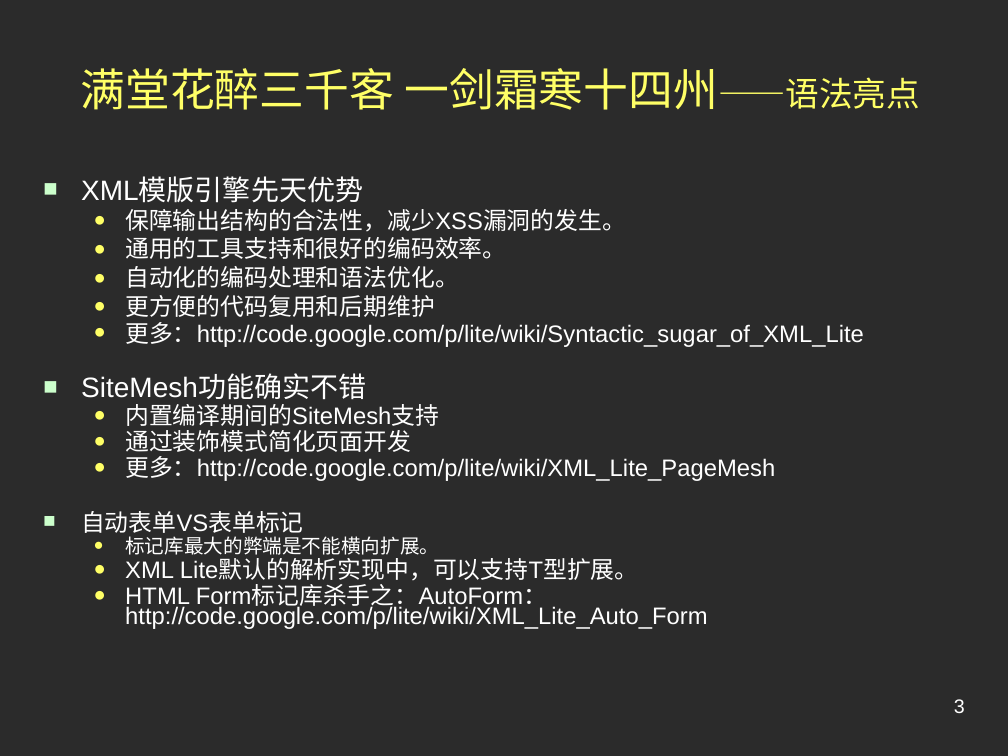
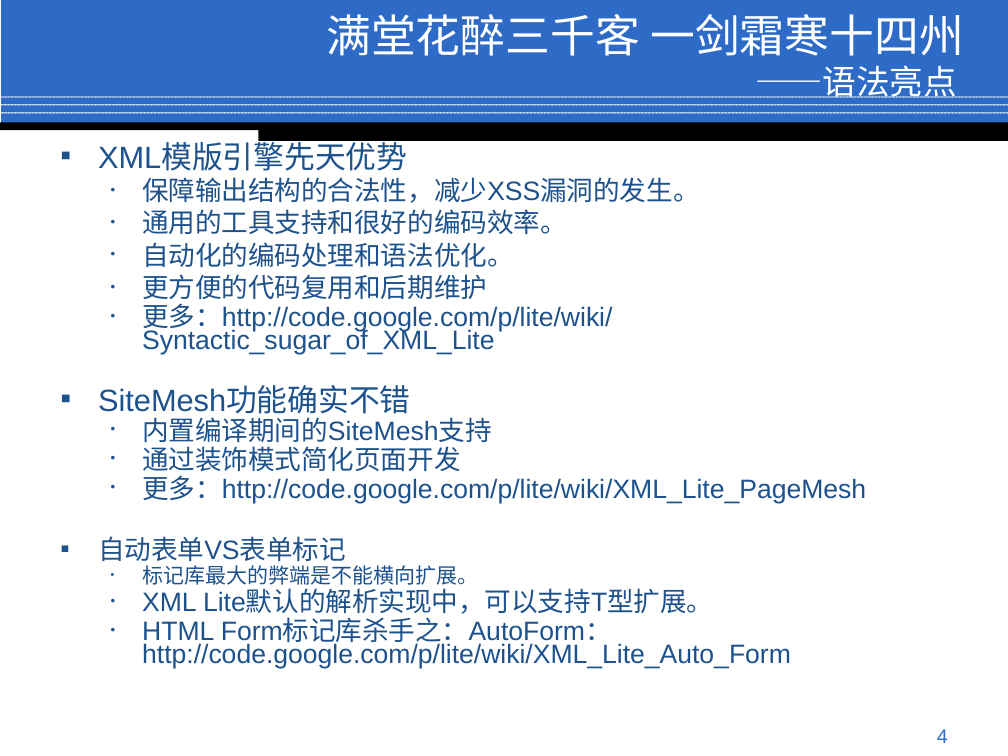
Before and after one commit to conzi/lite, a slide deck: slide 4 of Lite/web/doc/Preview.ppt (slide 3 before the commit). Drawn at 1008x756 pixels with LibreOffice and Linux fonts; fonts in the diff are those of the drawing; background and template pictures are left out; a plain dark background stands for a picture behind light text. Boxes give left, top, right and bottom in pixels: in the first picture for what was removed or moved away, otherwise in the second. Text is boxed around its words. In the diff, an @@ line names an element or a change of style, - is before the commit and + after.

```diff
--- a/Lite/web/doc/Preview.ppt
+++ b/Lite/web/doc/Preview.ppt
@@ rectangle added at [1, 0, 1008, 124], fill #2D6BC7 @@
@@ title at [326, 14, 964, 98]: text changed; text colour #FFFF66 to #FFFFFF @@
-满堂花醉三千客 一剑霜寒十四州——语法亮点
+满堂花醉三千客 一剑霜寒十四州
+——语法亮点
@@ line added from (0, 97) to (1008, 97), #FFFFFF 0.99 pt @@
@@ line added from (0, 105) to (1008, 105), #FFFFFF 0.99 pt @@
@@ line added from (0, 113) to (1008, 113), #FFFFFF 0.99 pt @@
@@ rectangle added at [0, 122, 1008, 130], fill #000000 @@
@@ text "XML模版引擎先天优势": place and size @@
-text "XML模版引擎先天优势" at [81, 178, 864, 629]
+text "XML模版引擎先天优势" at [98, 144, 866, 668]
@@ text "XML模版引擎先天优势" at [98, 144, 866, 668]: size 20 to 22 pt in "XML模版引擎先天优势", "SiteMesh功能确实不错"; text colour #FFFFFF to #1D528D; size 17 to 19 pt in "保障输出结构的合法性，减少XSS漏洞的发生。", "通用的工具支持和很好的编码效率。", "自动化的编码处理和语法优化。", "更方便的代码复用和后期维护" and 7 more places; size 14 to 15 pt in "标记库最大的弊端是不能横向扩展。"; bullet ■ to ▪; bullet colour #CCFFCC to #1D528D; bullet ● to •; bullet colour #FFFF66 to #1D528D @@
@@ rectangle added at [258, 125, 1008, 141], fill #000000 @@
@@ page number removed at [954, 699, 965, 713] @@
-3
@@ page number added at [937, 729, 948, 743], 14 pt, text #2D6BC7 @@
+4
```
Also in this commit, not shown: 10 other slides changed, 2 slides added, 1 slide removed.
